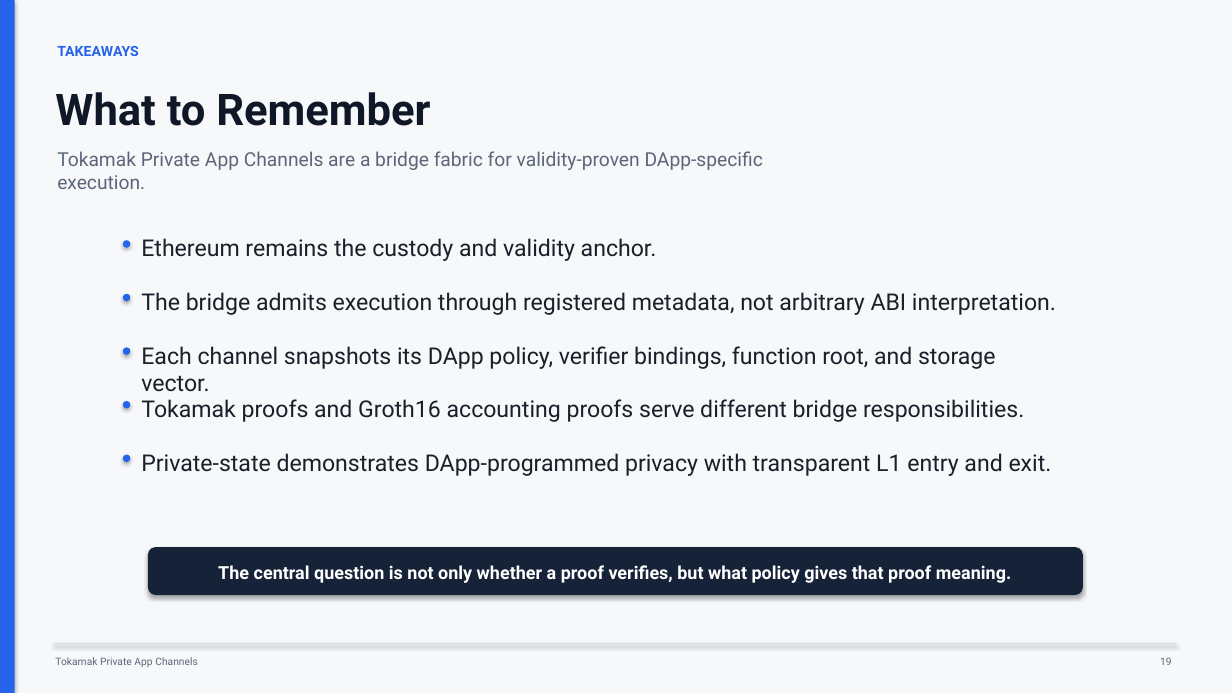
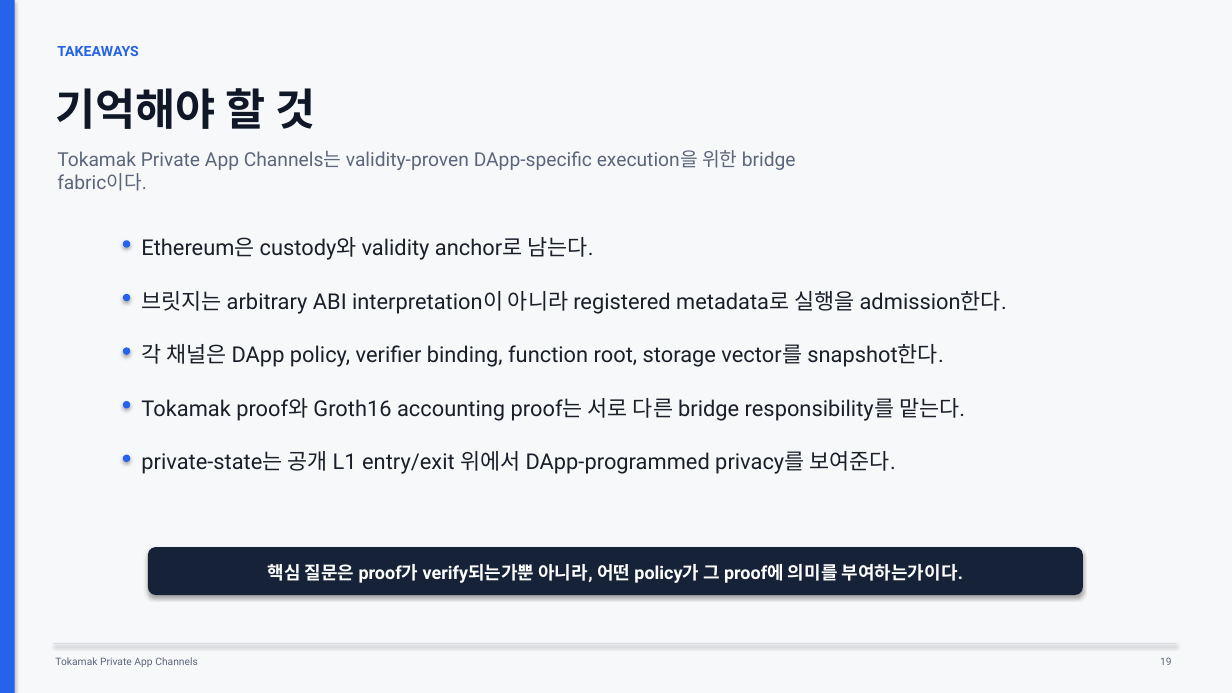
Before and after one commit to tokamak-network/Tokamak-zk-EVM-contracts, a slide deck: slide 19 of bridge/docs/dev/spec.pptx. Drawn at 1232x693 pixels with LibreOffice and Linux fonts; fonts in the diff are those of the drawing. Boxes give left, top, right and bottom in pixels: in the first picture for what was removed or moved away, otherwise in the second. Text is boxed around its words. In the diff, an @@ line names an element or a change of style, - is before the commit and + after.

Commit message:
Localize bridge deck and refresh implementation content

```diff
--- a/bridge/docs/dev/spec.pptx
+++ b/bridge/docs/dev/spec.pptx
@@ text at (55,88,316,129): text changed @@
-What to Remember
+기억해야 할 것
@@ text at (57,150,796,191): text changed @@
-Tokamak Private App Channels are a bridge fabric for validity-proven DApp-specific execution.
+Tokamak Private App Channels는 validity-proven DApp-specific execution을 위한 bridge fabric이다.
@@ text at (141,237,593,260): text changed; size 18 to 17 pt @@
-Ethereum remains the custody and validity anchor.
+Ethereum은 custody와 validity anchor로 남는다.
@@ text at (141,291,1007,314): text changed; size 18 to 17 pt @@
-The bridge admits execution through registered metadata, not arbitrary ABI interpretation.
+브릿지는 arbitrary ABI interpretation이 아니라 registered metadata로 실행을 admission한다.
@@ text at (141,344,943,367): text changed; size 18 to 17 pt @@
-Each channel snapshots its DApp policy, verifier bindings, function root, and storage vector.
+각 채널은 DApp policy, verifier binding, function root, storage vector를 snapshot한다.
@@ text at (141,398,965,421): text changed; size 18 to 17 pt @@
-Tokamak proofs and Groth16 accounting proofs serve different bridge responsibilities.
+Tokamak proof와 Groth16 accounting proof는 서로 다른 bridge responsibility를 맡는다.
@@ text at (141,451,895,474): text changed; size 18 to 17 pt @@
-Private-state demonstrates DApp-programmed privacy with transparent L1 entry and exit.
+private-state는 공개 L1 entry/exit 위에서 DApp-programmed privacy를 보여준다.
@@ text at (268,564,963,583): text changed @@
-The central question is not only whether a proof verifies, but what policy gives that proof meaning.
+핵심 질문은 proof가 verify되는가뿐 아니라, 어떤 policy가 그 proof에 의미를 부여하는가이다.
```
Also in this commit, not shown: 16 other slides changed, 2 slides added, 2 slides removed.
